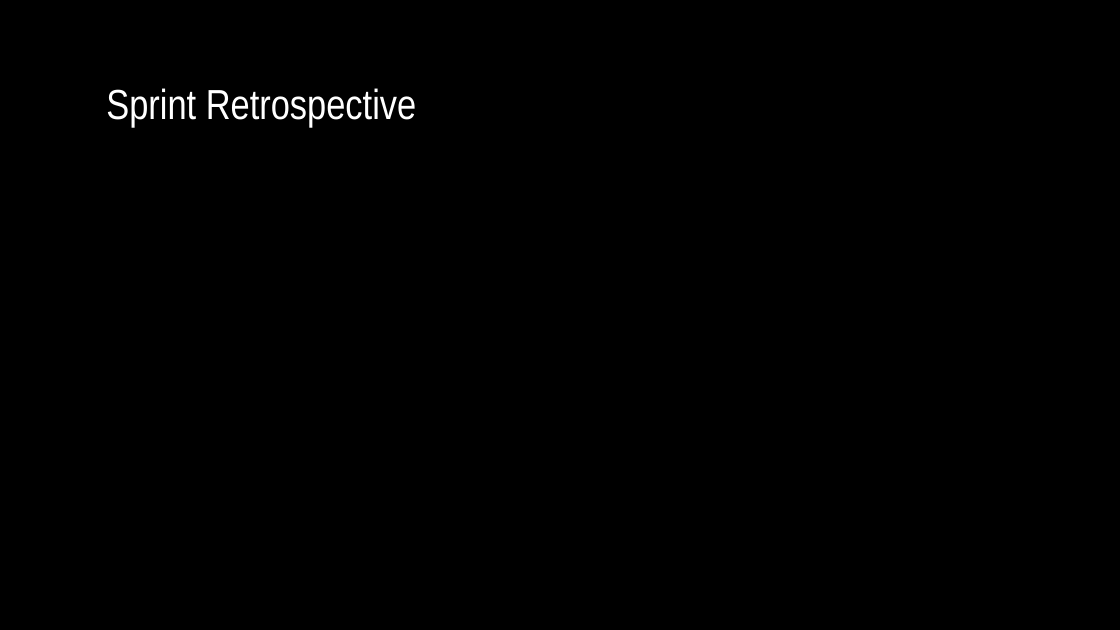
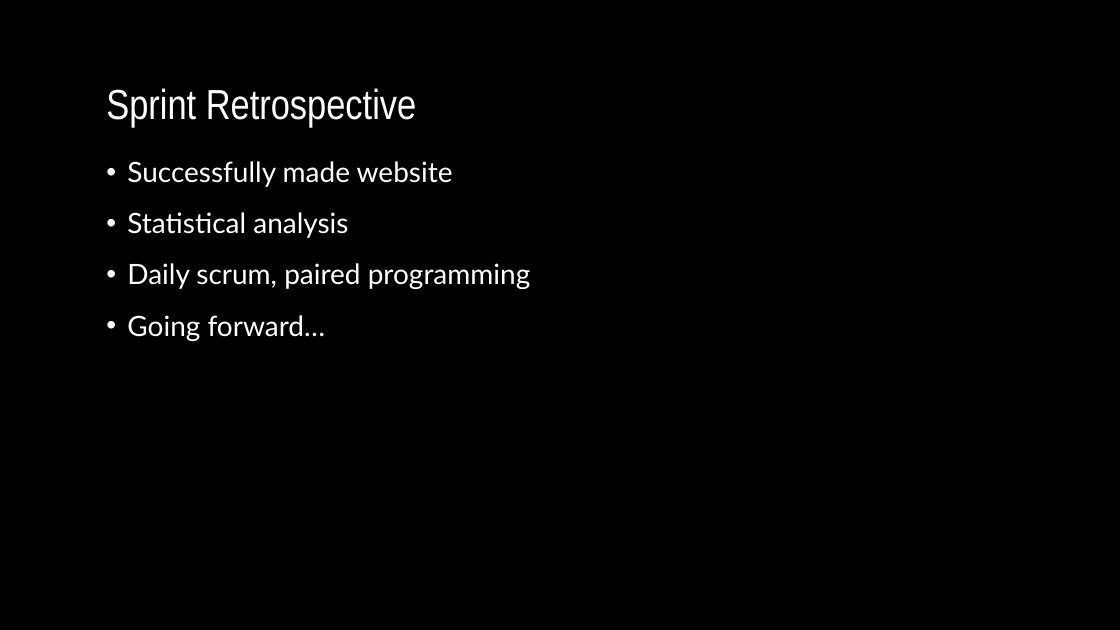
Before and after one commit to hattas/ncaa-bracket-predictor, a slide deck: slide 8 of documentation/sprint 3/Sprint 3 powerpoint.pptx (slide 9 before the commit). Drawn at 1120x630 pixels with LibreOffice and Linux fonts; fonts in the diff are those of the drawing; background and template pictures are left out. Boxes give left, top, right and bottom in pixels: in the first picture for what was removed or moved away, otherwise in the second. Text is boxed around its words. In the diff, an @@ line names an element or a change of style, - is before the commit and + after.

```diff
--- a/documentation/sprint 3/Sprint 3 powerpoint.pptx
+++ b/documentation/sprint 3/Sprint 3 powerpoint.pptx
@@ text added at (x1=127, y1=161, x2=531, y2=341), 24 pt, text #FFFFFF @@
+• Successfully made website
+• Statistical analysis
+• Daily scrum, paired programming
+• Going forward…
```
Also in this commit, not shown: 5 other slides changed, 1 slide removed, 2 other files.
